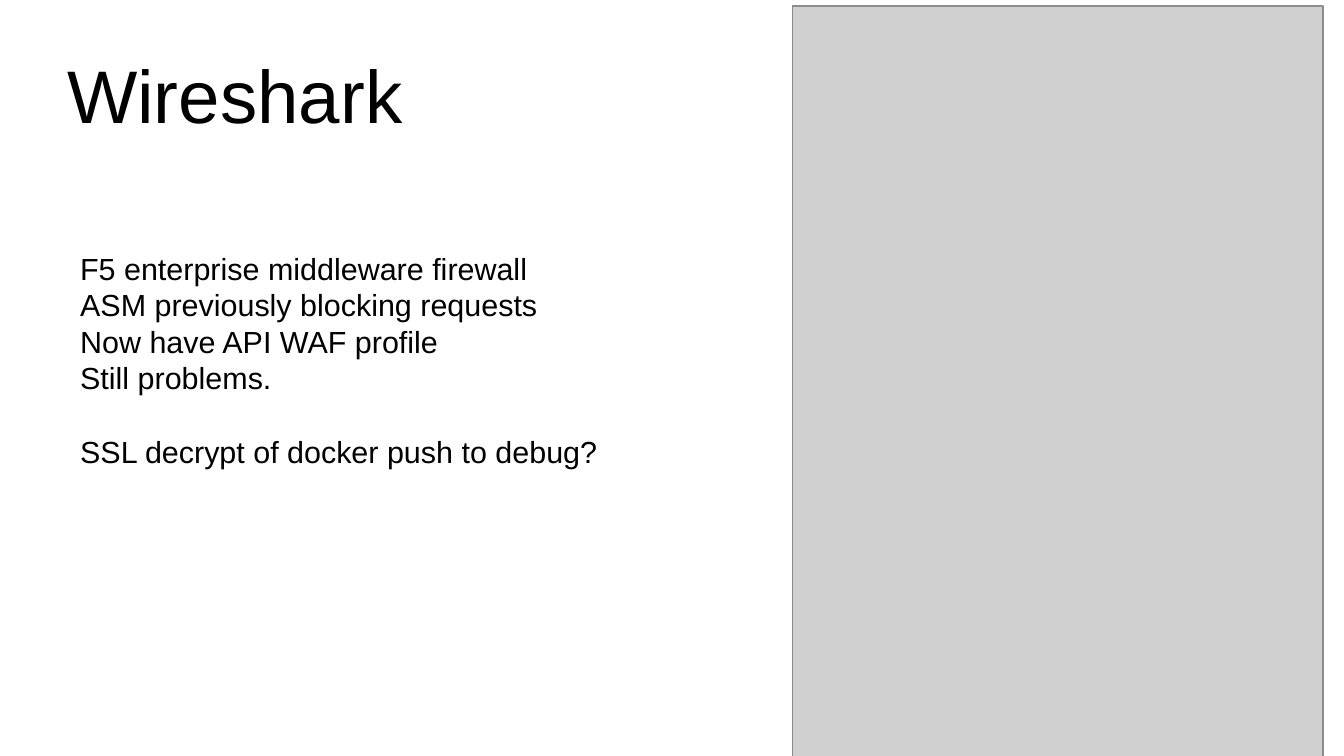
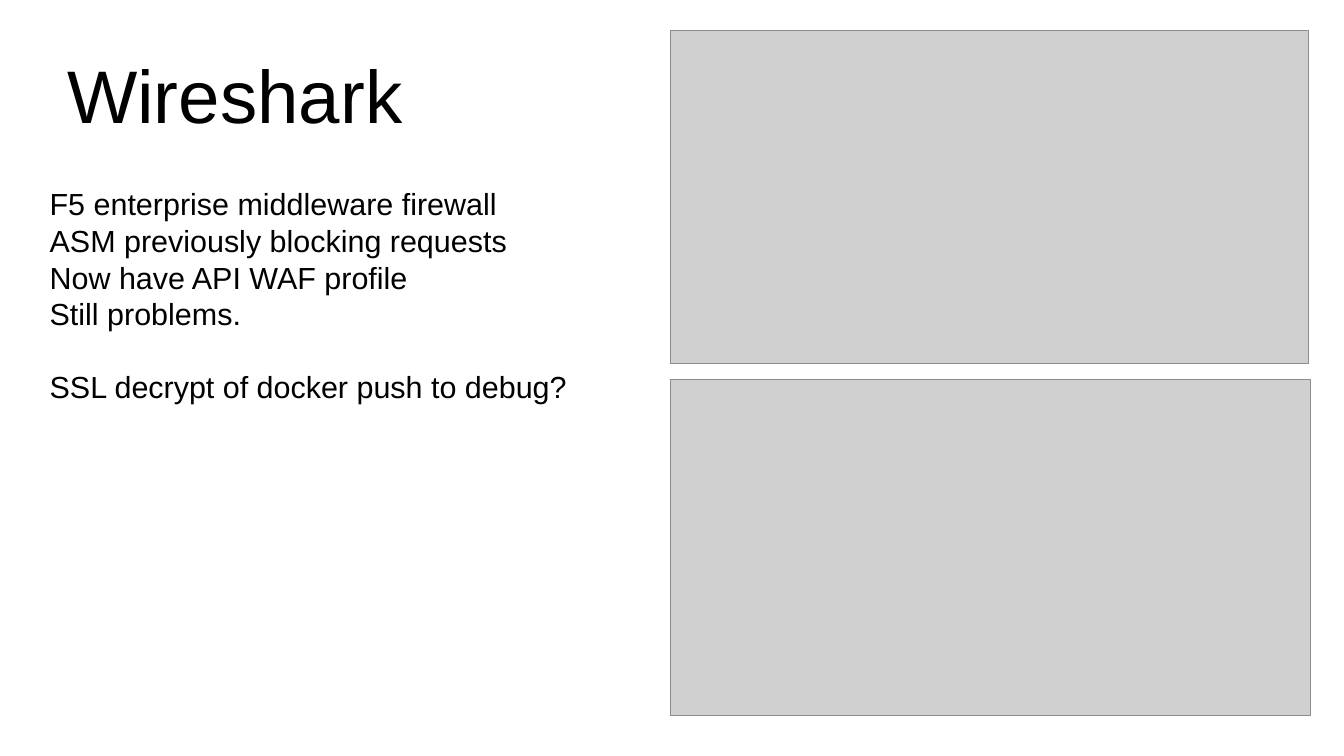
Before and after one commit to NPACore/fw-mrrcqa, a slide deck: slide 11 of docs/fwgears_gettingstarted_20240829.odp (slide 9 before the commit). Drawn at 1344x756 pixels with LibreOffice and Linux fonts; fonts in the diff are those of the drawing; grey boxes stand for pictures. Boxes give left, top, right and bottom in pixels: in the first picture for what was removed or moved away, otherwise in the second. Text is boxed around its words. In the diff, an @@ line names an element or a change of style, - is before the commit and + after.

```diff
--- a/docs/fwgears_gettingstarted_20240829.odp
+++ b/docs/fwgears_gettingstarted_20240829.odp
@@ picture resized from (x1=793, y1=6, x2=1323, y2=756) to (x1=671, y1=30, x2=1309, y2=363) @@
@@ text "F5 enterprise middleware firewall" moved from (x1=80, y1=258, x2=597, y2=469) to (x1=50, y1=193, x2=567, y2=404) @@
@@ picture added at (x1=671, y1=379, x2=1311, y2=716) @@
```
Also in this commit, not shown: 2 other slides changed, 3 slides added, 1 slide removed.
